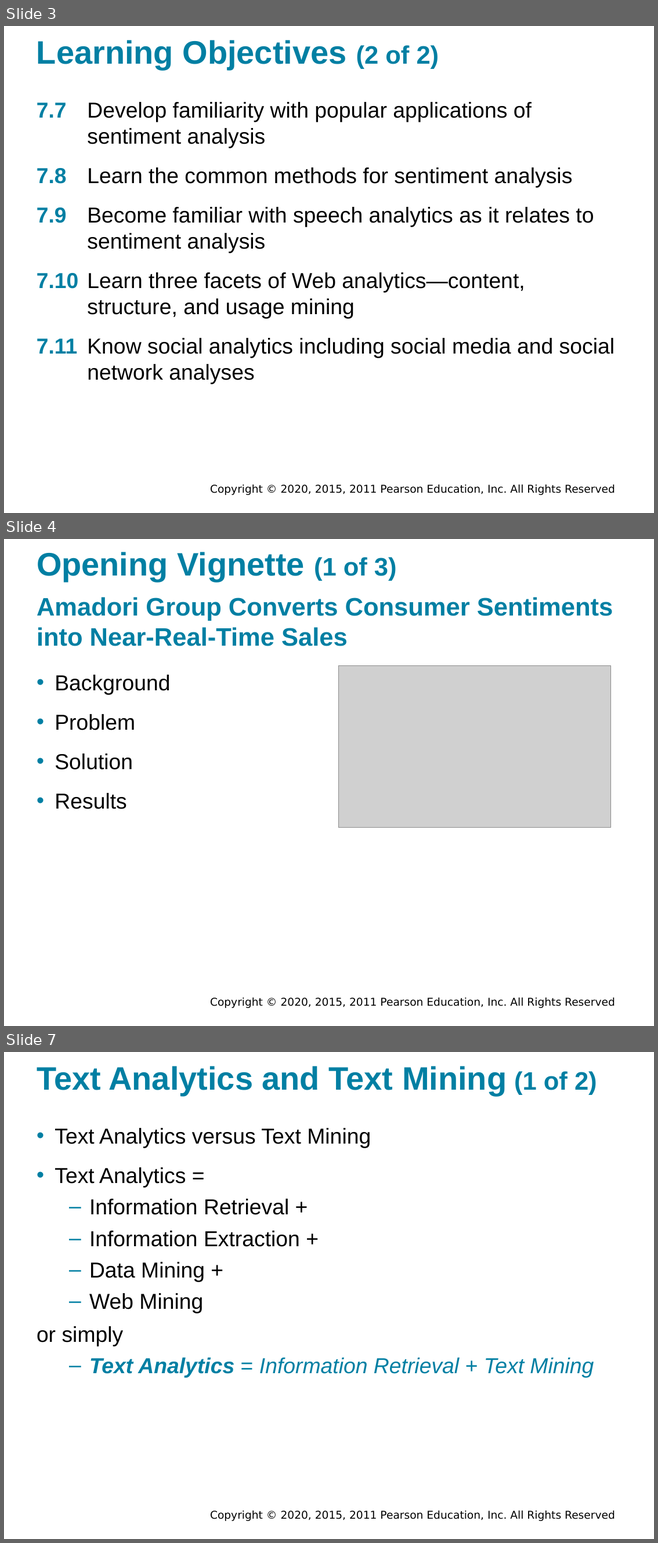
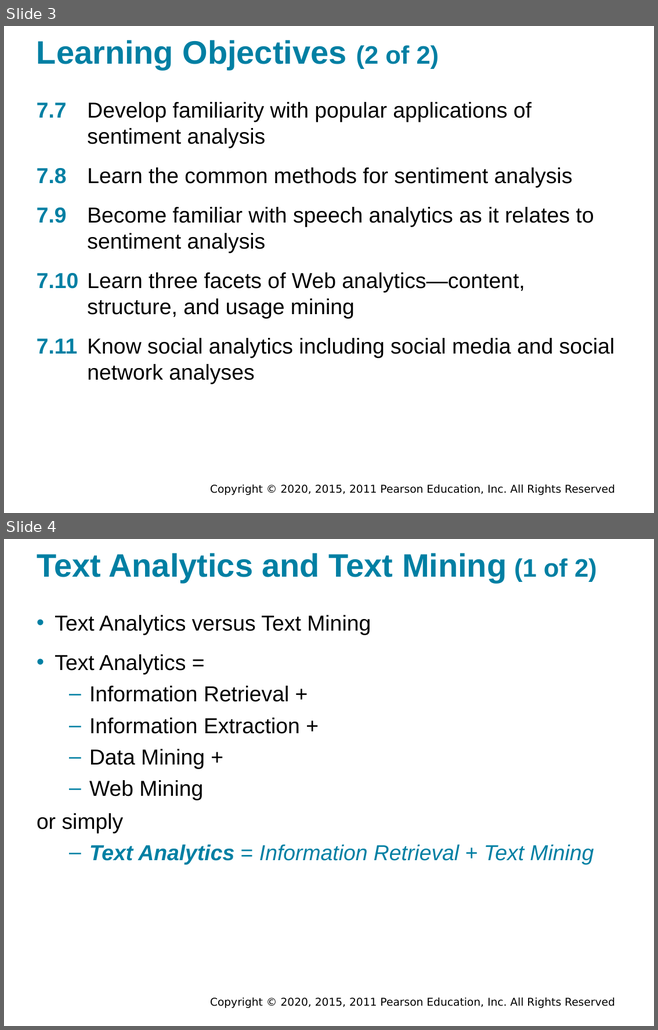
Before and after one commit to walkman617/DS2021, a slide deck: Slides/Sharda_11e_full_accessible_ppt_07.pptx. Shown one above the other, each under a label of ours: slides 3, 4 and 7 before the commit, slides 3 and 4 after it; the slides between them are not shown. The pictures are 658x1543 and 658x1030 pixels, drawn with LibreOffice and Linux fonts; fonts in the diff are those of the drawing; grey boxes stand for pictures; background and template pictures are left out. Boxes give left, top, right and bottom in pixels: in the first picture for what was removed or moved away, otherwise in the second. Text is boxed around its words. In the diff, an @@ line names an element or a change of style, - is before the commit and + after.

```diff
--- a/Slides/Sharda_11e_full_accessible_ppt_07.pptx
+++ b/Slides/Sharda_11e_full_accessible_ppt_07.pptx
@@ slide 4 removed at [4,539,654,1026], background #FFFFFF; not listed: 1 template element that a slide beside it also shows @@
@@ title removed at [36,552,397,581] @@
-Opening Vignette (1 of 3)
@@ text removed at [36,597,613,646] @@
-Amadori Group Converts Consumer Sentiments into Near-Real-Time Sales
@@ text removed at [54,675,170,809] @@
-• Background
-• Problem
-• Solution
-• Results
@@ picture removed at [339,665,611,828] @@
@@ what was slide 7 is now slide 4 @@
```
Also in this commit, not shown: 2 other slides removed, 1 other file.
